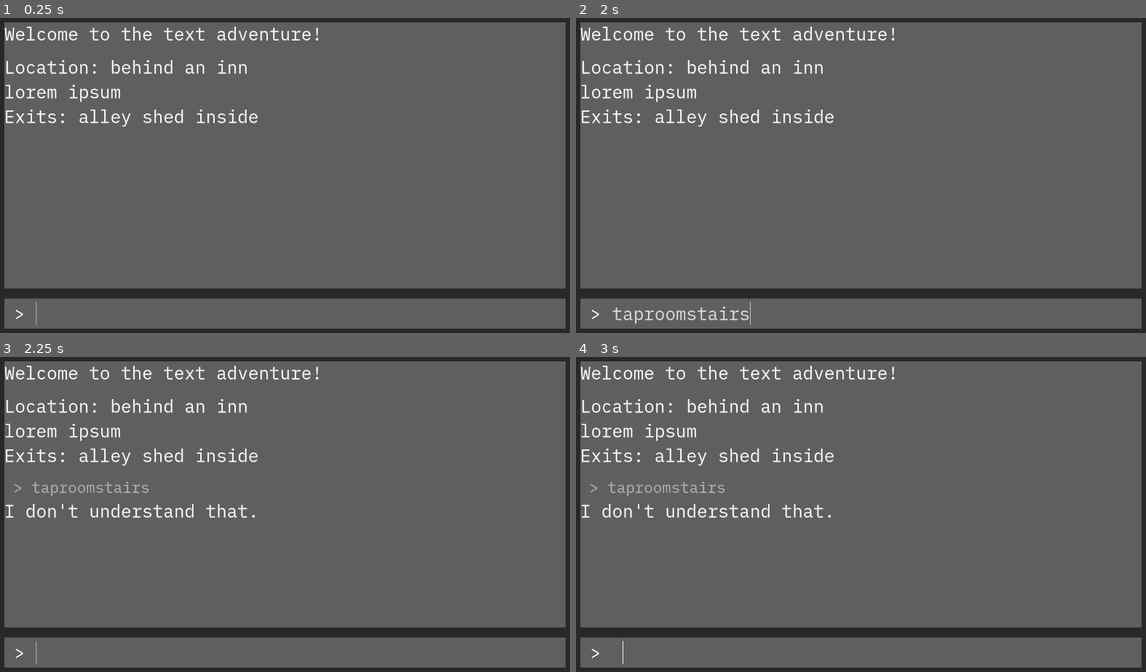
Above: before the commit, frames 1-4 (two rows, left to right).
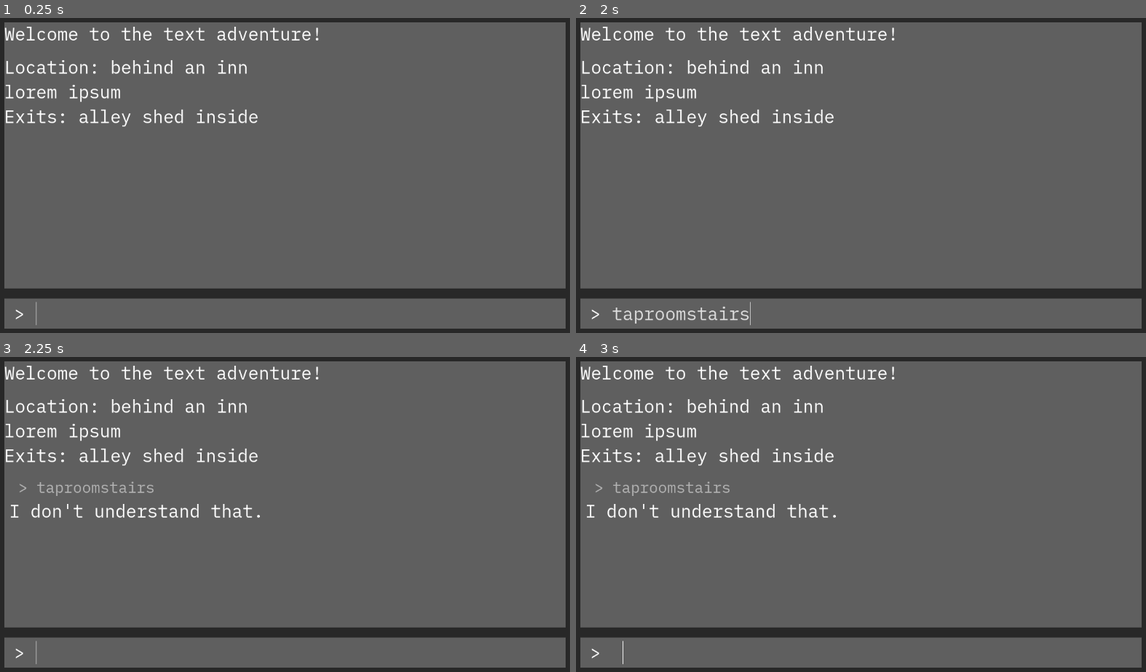
Above: after the commit, the same moments.

Repository: alephmembeth/textadventure-from-scratch
Game: Godot game, scene res://game.tscn
Two runs of this game, one before a commit and one after it. Both use one fixed random seed, a clock stepped at 60 frames per second and the inputs below.
Inputs (mouse positions are in pixels of both pictures, inside the frame that each line leads up to):
- Up to frame 1 (0.25 s): no input
- Up to frame 2 (2 s): click (878, 314) at 0.52 s; type "taproom" at 0.6 s; type "stairs" at 1.25 s
- Up to frame 3 (2.25 s): tap Enter at 2 s
- Up to frame 4 (3 s): tap Space at 2.75 s

Frames 1-2 are identical in both runs. In frame 3, 1.1% of the frame differs, in the area x 1-46%, y 39-52%; in frame 4, 1.1%.

Commit message:
Refactoring

Diff:
--- a/characters/guard.tres
+++ b/characters/guard.tres
@@ -1,6 +1,5 @@
-[gd_resource type="Resource" script_class="Character" load_steps=3 format=3 uid="uid://cca03vsk18dlt"]
+[gd_resource type="Resource" script_class="Character" load_steps=2 format=3 uid="uid://cca03vsk18dlt"]
 
-[ext_resource type="Resource" uid="uid://ckx2y4bx7cy8g" path="res://items/guard_sword.tres" id="1_nutmy"]
 [ext_resource type="Script" path="res://characters/character.gd" id="1_yicgk"]
 
 [resource]
@@ -8,4 +7,3 @@
 character_name = "guard"
 initial_dialog = "Say, could you help me? I must have lost my sword last night. All I can remember is that I was at the inn down the road. Everything is very blurry, I can hardly remember the evening, let alone the night. But here I am, doing my duty. *hick*"
 follow_up_dialog = "You have found it! Now leave me alone. No, I have no hangover, I just dont like your face. Get lost."
-quest_item = ExtResource("1_nutmy")
--- a/game.gd
+++ b/game.gd
@@ -1,59 +1,21 @@
 extends Control
 
-const Response = preload("res://inputs/response.tscn")
-const InputResponse = preload("res://inputs/input_response.tscn")
-
-var max_scroll_length := 0
-
-@export var max_lines_remembered := 42
-
+@onready var info_panel = $interface/margins/rows/info_panel
 @onready var parser = $parser
-@onready var history = $interface/margins/rows/info_panel/scroll/history
-@onready var scroll = $interface/margins/rows/info_panel/scroll
-@onready var scrollbar = scroll.get_v_scroll_bar()
 @onready var area_manager = $area_manager
 @onready var player = $player
 
 
 func _ready() -> void:
-	scrollbar.changed.connect(handle_scrollbar_changed)
-	max_scroll_length = scrollbar.max_value
-
-	create_response("Welcome to the text adventure!")
+	info_panel.create_response("Welcome to the text adventure!")
 
 	var starting_area_response = parser.initialize(area_manager.get_child(0), player)
-	create_response(starting_area_response)
-
-
-func handle_scrollbar_changed():
-	if max_scroll_length != scrollbar.max_value:
-		max_scroll_length = scrollbar.max_value
-		scroll.scroll_vertical = max_scroll_length
+	info_panel.create_response(starting_area_response)
 
 
 func _on_input_line_text_submitted(new_text: String) -> void:
 	if new_text.is_empty() or new_text.begins_with(" "):
 		return
 
-	var input_response = InputResponse.instantiate()
 	var response = parser.process_command(new_text)
-	input_response.set_text(new_text, response)
-	add_response(input_response)
-
-
-func create_response(response_text: String):
-	var response = Response.instantiate()
-	response.text = response_text
-	add_response(response)
-
-
-func add_response(response: Control):
-	history.add_child(response)
-	delete_history()
-
-
-func delete_history():
-	if history.get_child_count() > max_lines_remembered:
-		var rows_to_forget = history.get_child_count() - max_lines_remembered
-		for i in range(rows_to_forget):
-			history.get_child(i).queue_free()
+	info_panel.create_response_with_input(response, new_text)
--- a/game.tscn
+++ b/game.tscn
@@ -7,12 +7,10 @@
 [ext_resource type="Script" path="res://areas/area_manager.gd" id="3_bt8o5"]
 [ext_resource type="PackedScene" uid="uid://dkdert4e57o2t" path="res://areas/area.tscn" id="3_ivh7q"]
 [ext_resource type="Script" path="res://inputs/input_line.gd" id="6_4pary"]
+[ext_resource type="PackedScene" uid="uid://dpfj1p6jarjv2" path="res://info_panel.tscn" id="6_5aepp"]
 
 [sub_resource type="StyleBoxFlat" id="StyleBoxFlat_ri1t3"]
 bg_color = Color(0.156863, 0.156863, 0.156863, 1)
-
-[sub_resource type="StyleBoxFlat" id="StyleBoxFlat_ap3o6"]
-bg_color = Color(0.372549, 0.372549, 0.372549, 1)
 
 [sub_resource type="StyleBoxFlat" id="StyleBoxFlat_5rxps"]
 bg_color = Color(0.372549, 0.372549, 0.372549, 1)
@@ -40,16 +38,16 @@
 script = ExtResource("3_bt8o5")
 
 [node name="behind_inn" parent="area_manager" instance=ExtResource("3_ivh7q")]
-offset_top = -299.0
-offset_bottom = -99.0
+offset_top = -300.0
+offset_bottom = -100.0
 area_name = "behind an inn"
 area_description = "lorem ipsum"
 
 [node name="shed" parent="area_manager" instance=ExtResource("3_ivh7q")]
-offset_left = 288.0
-offset_top = -299.0
-offset_right = 538.0
-offset_bottom = -99.0
+offset_left = 300.0
+offset_top = -300.0
+offset_right = 550.0
+offset_bottom = -100.0
 area_name = "a shed"
 area_description = "lorem ipsum"
 
@@ -206,9 +204,7 @@
 area_description = "lorem ipsum"
 
 [node name="kitchen" parent="area_manager" instance=ExtResource("3_ivh7q")]
-offset_left = 2.0
 offset_top = -776.0
-offset_right = 252.0
 offset_bottom = -576.0
 area_name = "kitchen"
 area_description = "lorem ipsum"
@@ -222,10 +218,8 @@
 area_description = "lorem ipsum"
 
 [node name="backdoor" parent="area_manager" instance=ExtResource("3_ivh7q")]
-offset_left = 1.0
-offset_top = -539.0
-offset_right = 251.0
-offset_bottom = -339.0
+offset_top = -550.0
+offset_bottom = -400.0
 area_name = "backdoor"
 area_description = "lorem ipsum"
 
@@ -249,20 +243,8 @@
 layout_mode = 2
 theme_override_constants/separation = 20
 
-[node name="info_panel" type="PanelContainer" parent="interface/margins/rows"]
-layout_mode = 2
-size_flags_vertical = 3
-theme_override_styles/panel = SubResource("StyleBoxFlat_ap3o6")
-
-[node name="scroll" type="ScrollContainer" parent="interface/margins/rows/info_panel"]
-layout_mode = 2
-horizontal_scroll_mode = 0
-
-[node name="history" type="VBoxContainer" parent="interface/margins/rows/info_panel/scroll"]
-layout_mode = 2
-size_flags_horizontal = 3
-size_flags_vertical = 3
-theme_override_constants/separation = 20
+[node name="info_panel" parent="interface/margins/rows" instance=ExtResource("6_5aepp")]
+layout_mode = 2
 
 [node name="input_panel" type="PanelContainer" parent="interface/margins/rows"]
 custom_minimum_size = Vector2(2.08165e-12, 60)
--- /dev/null
+++ b/info_panel.gd
@@ -0,0 +1,46 @@
+extends PanelContainer
+
+const Response = preload("res://inputs/response.tscn")
+const InputResponse = preload("res://inputs/input_response.tscn")
+
+var max_scroll_length := 0
+@export var max_lines_remembered := 42
+
+@onready var scroll = $scroll
+@onready var scrollbar = scroll.get_v_scroll_bar()
+@onready var history = $scroll/history
+
+
+func _ready() -> void:
+	scrollbar.changed.connect(_handle_scrollbar_changed)
+	max_scroll_length = scrollbar.max_value
+
+
+func create_response(response_text: String):
+	var response = Response.instantiate()
+	response.text = response_text
+	_add_response(response)
+
+
+func create_response_with_input(response_text: String, input_text: String):
+	var input_response = InputResponse.instantiate()
+	input_response.set_text(input_text, response_text)
+	_add_response(input_response)
+
+
+func _handle_scrollbar_changed():
+	if max_scroll_length != scrollbar.max_value:
+		max_scroll_length = scrollbar.max_value
+		scroll.scroll_vertical = max_scroll_length
+
+
+func _delete_history():
+	if history.get_child_count() > max_lines_remembered:
+		var rows_to_forget = history.get_child_count() - max_lines_remembered
+		for i in range(rows_to_forget):
+			history.get_child(i).queue_free()
+
+
+func _add_response(response: Control):
+	history.add_child(response)
+	_delete_history()
--- /dev/null
+++ b/info_panel.tscn
@@ -0,0 +1,21 @@
+[gd_scene load_steps=3 format=3 uid="uid://dpfj1p6jarjv2"]
+
+[ext_resource type="Script" path="res://info_panel.gd" id="1_hx50r"]
+
+[sub_resource type="StyleBoxFlat" id="StyleBoxFlat_ap3o6"]
+bg_color = Color(0.372549, 0.372549, 0.372549, 1)
+
+[node name="info_panel" type="PanelContainer"]
+size_flags_vertical = 3
+theme_override_styles/panel = SubResource("StyleBoxFlat_ap3o6")
+script = ExtResource("1_hx50r")
+
+[node name="scroll" type="ScrollContainer" parent="."]
+layout_mode = 2
+horizontal_scroll_mode = 0
+
+[node name="history" type="VBoxContainer" parent="scroll"]
+layout_mode = 2
+size_flags_horizontal = 3
+size_flags_vertical = 3
+theme_override_constants/separation = 20
--- a/inputs/input_response.gd
+++ b/inputs/input_response.gd
@@ -1,6 +1,6 @@
-extends VBoxContainer
+extends MarginContainer
 
 
 func set_text(input: String, response: String):
-	$input_history.text = " > " + input
-	$response.text = response
+	$rows/input_history.text = " > " + input
+	$rows/response.text = response
--- a/inputs/input_response.tscn
+++ b/inputs/input_response.tscn
@@ -1,15 +1,23 @@
-[gd_scene load_steps=4 format=3]
+[gd_scene load_steps=4 format=3 uid="uid://c5sm3xpmbet3a"]
 
 [ext_resource type="Script" path="res://inputs/input_response.gd" id="1_eb20d"]
 [ext_resource type="PackedScene" uid="uid://n73bh1yo7omh" path="res://inputs/input_history.tscn" id="2_e3qpd"]
 [ext_resource type="PackedScene" uid="uid://cu3cyma3vqa83" path="res://inputs/response.tscn" id="3_c1y5d"]
 
-[node name="input_response" type="VBoxContainer"]
+[node name="input_response" type="MarginContainer"]
+offset_top = 94.0
+offset_right = 1.0
+offset_bottom = 94.0
+theme_override_constants/margin_left = 10
+theme_override_constants/margin_right = 10
 script = ExtResource("1_eb20d")
 
-[node name="input_history" parent="." instance=ExtResource("2_e3qpd")]
+[node name="rows" type="VBoxContainer" parent="."]
+layout_mode = 2
+
+[node name="input_history" parent="rows" instance=ExtResource("2_e3qpd")]
 layout_mode = 2
 autowrap_mode = 2
 
-[node name="response" parent="." instance=ExtResource("3_c1y5d")]
+[node name="response" parent="rows" instance=ExtResource("3_c1y5d")]
 layout_mode = 2
--- a/items/backdoor_key.tres
+++ b/items/backdoor_key.tres
@@ -4,5 +4,5 @@
 
 [resource]
 script = ExtResource("1_prdf6")
-item_name = "backdoorkey"
+item_name = "key"
 item_type = 0
--- a/items/guard_sword.tres
+++ b/items/guard_sword.tres
@@ -5,4 +5,4 @@
 [resource]
 script = ExtResource("1_fyyhf")
 item_name = "sword"
-item_type = 1
+item_type = 0
--- a/items/shed_key.tres
+++ b/items/shed_key.tres
@@ -4,5 +4,5 @@
 
 [resource]
 script = ExtResource("1_ie2pp")
-item_name = "shedkey"
+item_name = "key"
 item_type = 0
